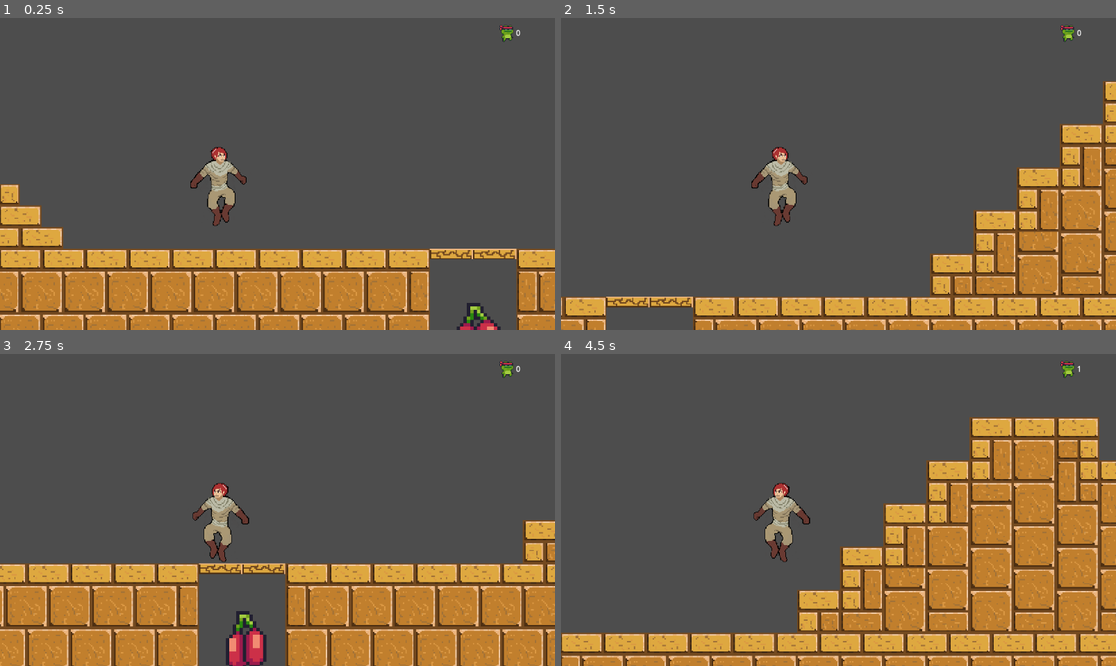
Above: before the commit, frames 1-4 (two rows, left to right).
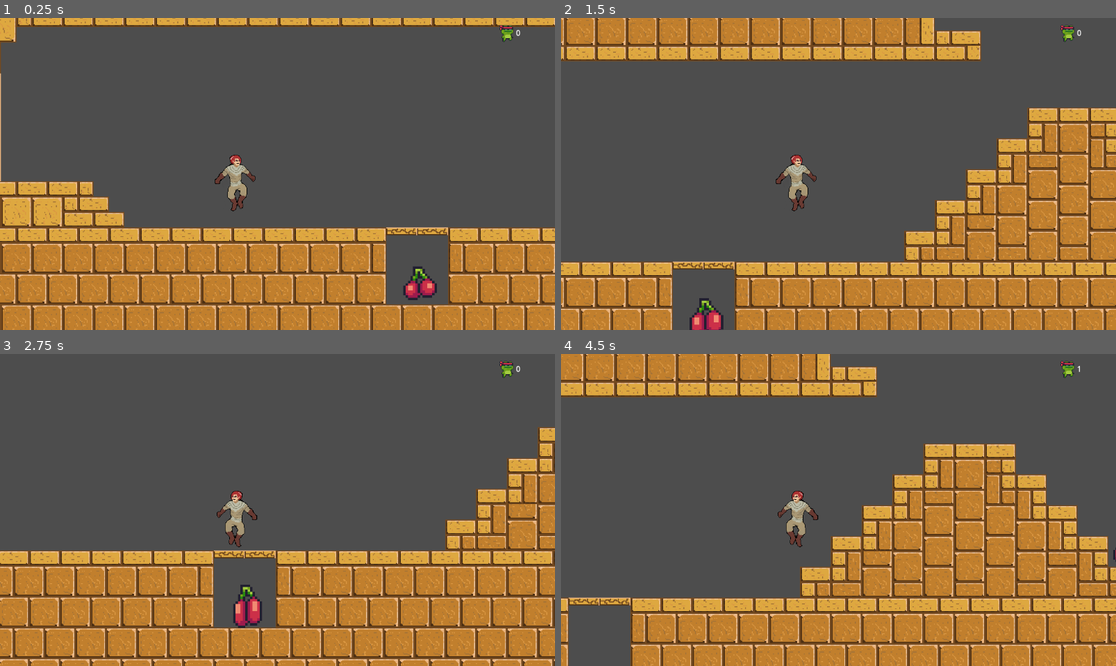
Above: after the commit, the same moments.

Repository: lucifer2k3/TreasureHunter
Game: Godot game, scene res://Code/Maps/egypt_map.tscn
The game is run twice, just before and just after one commit, with the same random seed, the same clock (stepped at 60 frames per second) and the same inputs. This scene is started directly instead of the project's main scene.
Inputs:
- Up to frame 1 (0.25 s): no input
- Up to frame 2 (1.5 s): hold Right (ui_right) from 0.53 s (still down); tap Up (ui_up) at 0.77 s
- Up to frame 3 (2.75 s): tap Up (ui_up) at 1.52 s; release Right (ui_right) at 2.03 s; hold Left (ui_left) from 2.03 s (still down)
- Up to frame 4 (4.5 s): release Left (ui_left) at 2.78 s; hold Right (ui_right) 2.78-4.28 s; tap Up (ui_up) at 3.02, 3.77 s; hold Left (ui_left) from 4.28 s (still down)

The runs differ from the first frame. In frame 1, 31% of the frame differs, in the area x 0-100%, y 0-100%; in frame 2, 40%; in frame 3, 29%; in frame 4, 45%.

Commit message:
fixed camera and shape

Diff:
--- a/Code/Characters/mainchar.tscn
+++ b/Code/Characters/mainchar.tscn
@@ -12,8 +12,8 @@
 [ext_resource type="Texture2D" uid="uid://bn1s40wcsj4h8" path="res://Assets/Characters/PlayerCharacter/jump/frame0008.png" id="13_xsc38"]
 
 [sub_resource type="CapsuleShape2D" id="CapsuleShape2D_hcyrr"]
-radius = 16.0
-height = 60.0
+radius = 9.0
+height = 64.0
 
 [sub_resource type="SpriteFrames" id="SpriteFrames_3la2g"]
 animations = [{
@@ -73,6 +73,7 @@
 script = ExtResource("1_6hqek")
 
 [node name="CollisionShape2D" type="CollisionShape2D" parent="."]
+position = Vector2(-2, -2)
 shape = SubResource("CapsuleShape2D_hcyrr")
 
 [node name="Container" type="Node2D" parent="."]
@@ -82,8 +83,7 @@
 scale = Vector2(0.55, 0.55)
 sprite_frames = SubResource("SpriteFrames_3la2g")
 animation = &"run"
-frame_progress = 0.0142758
 
 [node name="Camera2D" type="Camera2D" parent="."]
 position = Vector2(43, -20)
-zoom = Vector2(2.8, 2.8)
+zoom = Vector2(2, 2)
